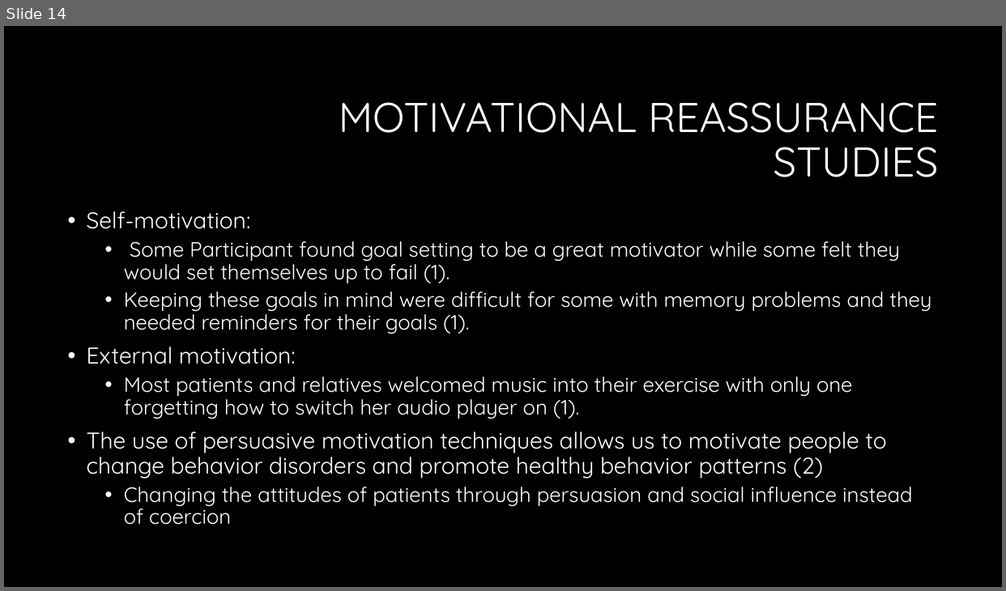
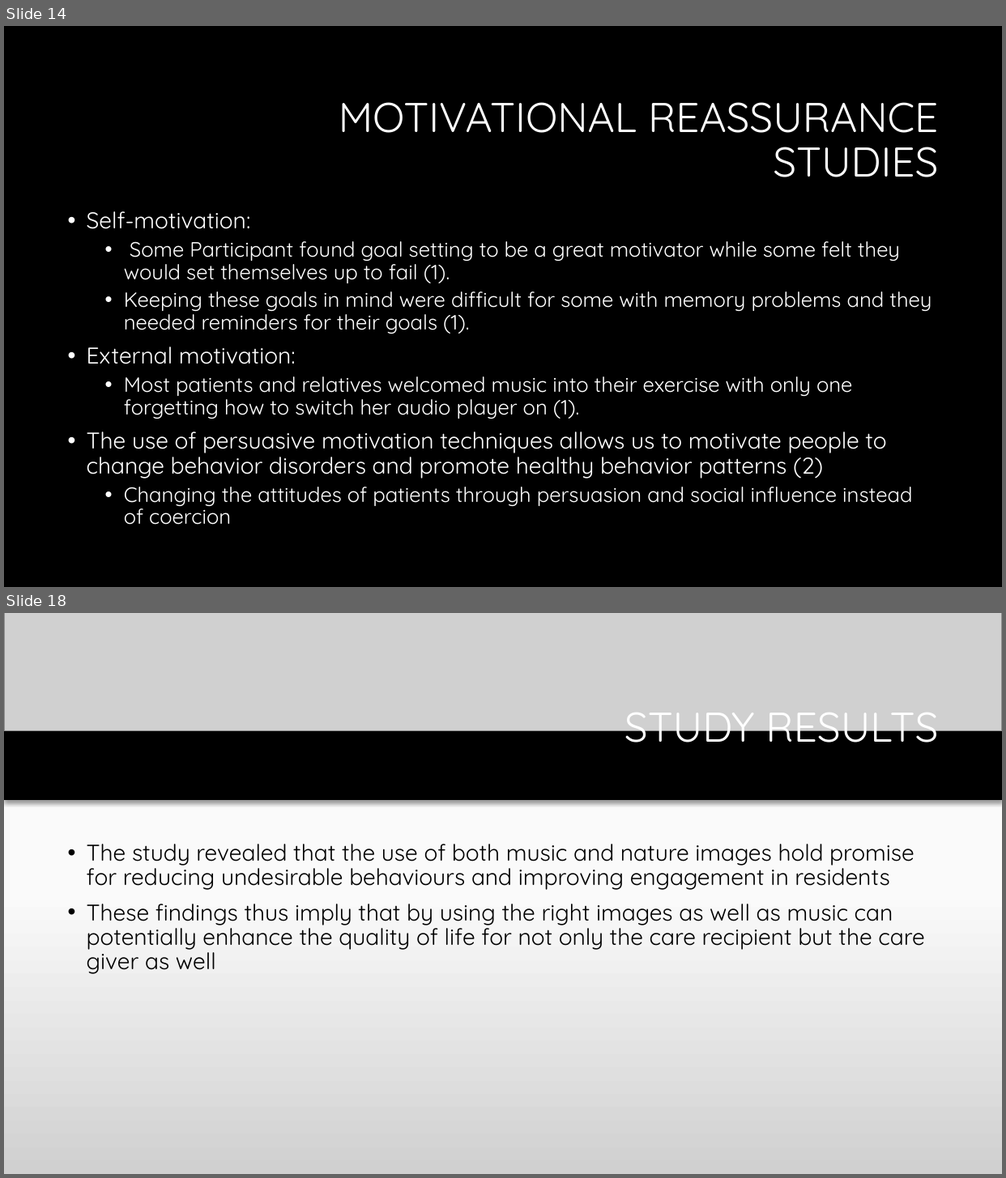
Before and after one commit to LoftieFourie/Honours_Project, a slide deck: Review of studies to motivate implementation and design.pptx. Shown one above the other, each under a label of ours: slide 14 before the commit, slides 14 and 18 after it; the slides between them are not shown. The pictures are 1006x591 and 1006x1178 pixels, drawn with LibreOffice and Linux fonts; fonts in the diff are those of the drawing; grey boxes stand for pictures; background and template pictures are left out. Boxes give left, top, right and bottom in pixels: in the first picture for what was removed or moved away, otherwise in the second. Text is boxed around its words. In the diff, an @@ line names an element or a change of style, - is before the commit and + after.

```diff
--- a/Review of studies to motivate implementation and design.pptx
+++ b/Review of studies to motivate implementation and design.pptx
@@ slide 18 added at (4, 613, 1002, 1174), background gradient #FFFFFF to #FBFBFB to #D1D1D1 @@
@@ rectangle added at (4, 613, 1002, 800), fill #000000 @@
@@ picture added at (4, 613, 1002, 731) @@
@@ title added at (624, 713, 938, 752), 40 pt, text #FFFFFF @@
+STUDY RESULTS
@@ text added at (87, 844, 924, 974), 22 pt, text #000000 @@
+• The study revealed that the use of both music and nature images hold promise for reducing undesirable behaviours and improving engagement in residents
+• These findings thus imply that by using the right images as well as music can potentially enhance the quality of life for not only the care recipient but the care giver as well
```
Also in this commit, not shown: 9 slides changed, 2 other slides added.
